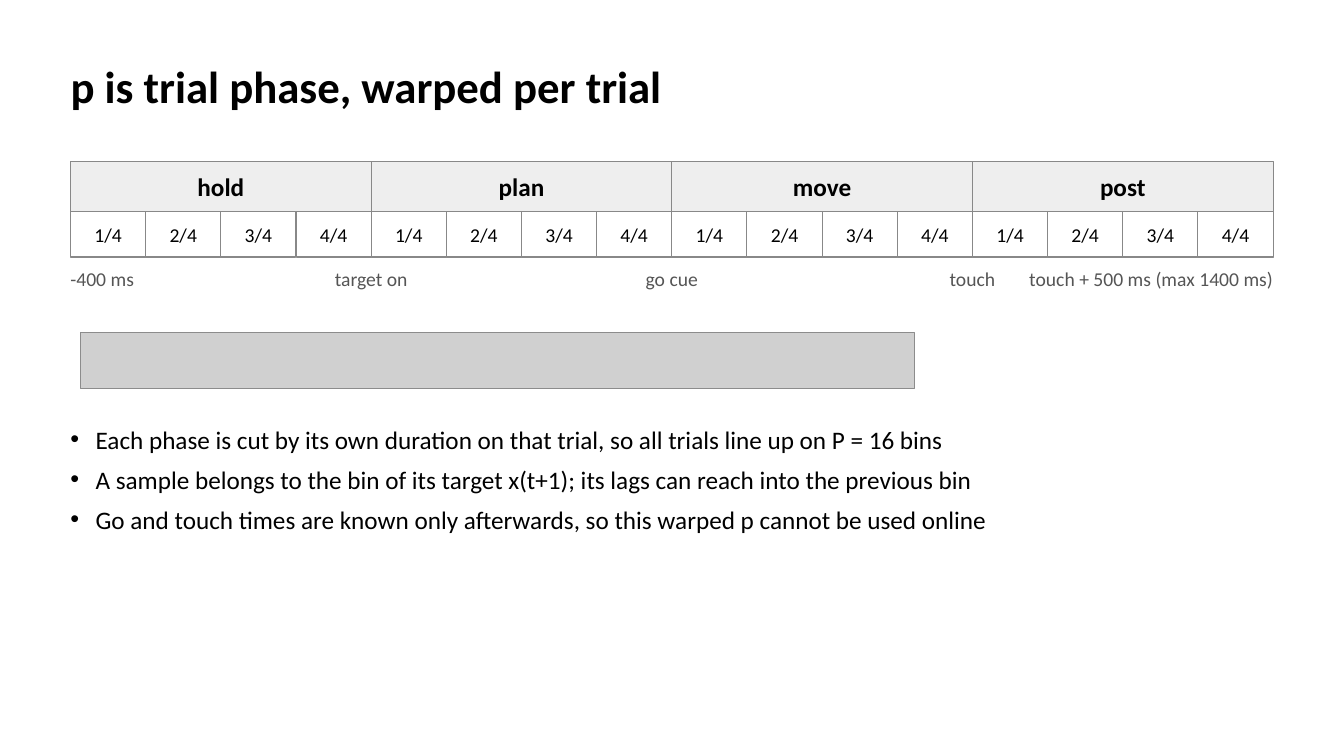
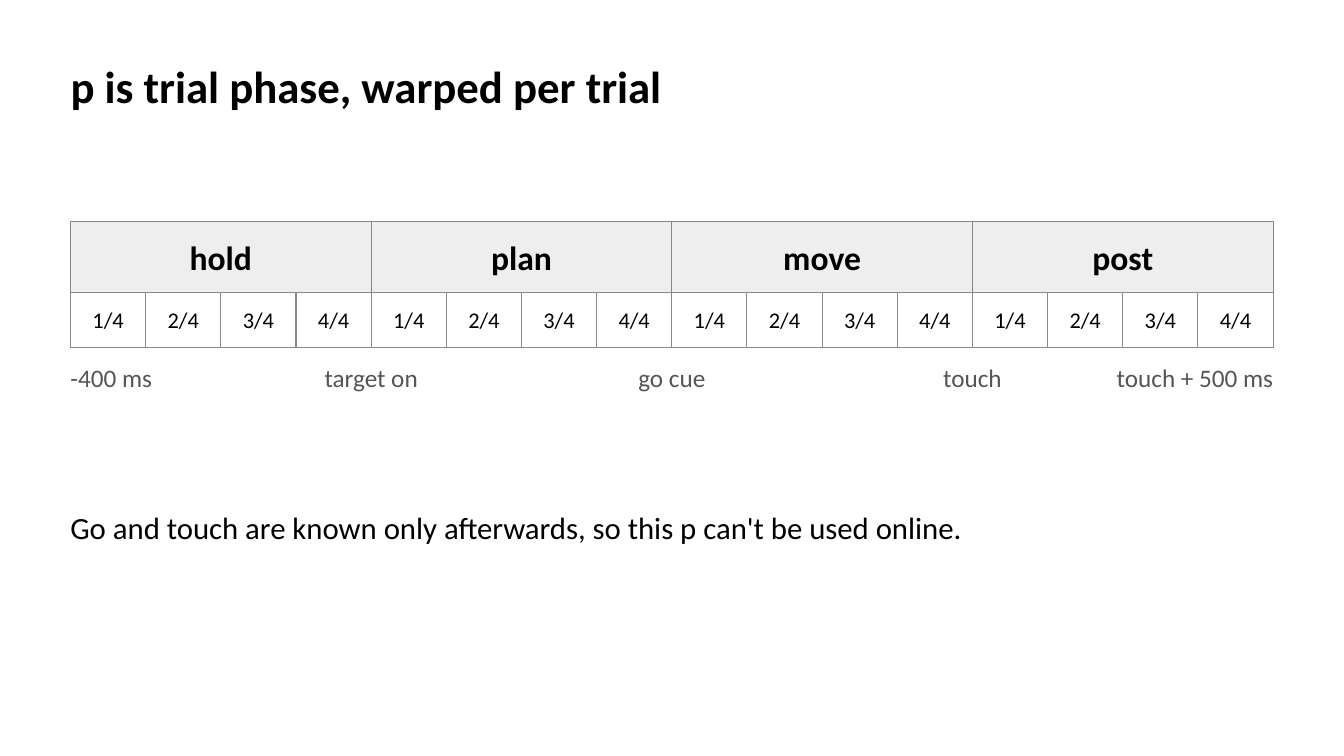
Before and after one commit to smartadi/tpgdar, a slide deck: slide 12 of GDAR-TP_MPC_and_TP-GDAR.pptx (slide 9 before the commit). Drawn at 1344x756 pixels with LibreOffice and Linux fonts; fonts in the diff are those of the drawing; grey boxes stand for pictures. Boxes give left, top, right and bottom in pixels: in the first picture for what was removed or moved away, otherwise in the second. Text is boxed around its words. In the diff, an @@ line names an element or a change of style, - is before the commit and + after.

```diff
--- a/GDAR-TP_MPC_and_TP-GDAR.pptx
+++ b/GDAR-TP_MPC_and_TP-GDAR.pptx
@@ rectangle "hold": place and size @@
-rectangle "hold" at <box>71,161,371,212</box>
+rectangle "hold" at <box>71,222,371,292</box>
@@ rectangle "plan": place and size @@
-rectangle "plan" at <box>371,161,671,212</box>
+rectangle "plan" at <box>371,222,671,292</box>
@@ rectangle "move": place and size @@
-rectangle "move" at <box>673,161,973,212</box>
+rectangle "move" at <box>673,222,973,292</box>
@@ size 18 to 24 pt in 4 elements at <box>71,222,371,292</box>, <box>371,222,671,292</box>, <box>673,222,973,292</box>, <box>973,222,1273,292</box> @@
@@ rectangle "post": place and size @@
-rectangle "post" at <box>973,161,1273,212</box>
+rectangle "post" at <box>973,222,1273,292</box>
@@ rectangle "1/4": place and size @@
-rectangle "1/4" at <box>71,212,146,257</box>
+rectangle "1/4" at <box>71,292,146,348</box>
@@ rectangle "2/4": place and size @@
-rectangle "2/4" at <box>146,212,222,257</box>
+rectangle "2/4" at <box>146,292,222,348</box>
@@ rectangle "3/4": place and size @@
-rectangle "3/4" at <box>221,212,296,257</box>
+rectangle "3/4" at <box>221,292,296,348</box>
@@ rectangle "4/4": place and size @@
-rectangle "4/4" at <box>296,212,372,257</box>
+rectangle "4/4" at <box>296,292,372,348</box>
@@ rectangle "1/4": place and size @@
-rectangle "1/4" at <box>371,212,447,257</box>
+rectangle "1/4" at <box>371,292,447,348</box>
@@ rectangle "2/4": place and size @@
-rectangle "2/4" at <box>447,212,522,257</box>
+rectangle "2/4" at <box>447,292,522,348</box>
@@ rectangle "3/4": place and size @@
-rectangle "3/4" at <box>521,212,597,257</box>
+rectangle "3/4" at <box>521,292,597,348</box>
@@ rectangle "4/4": place and size @@
-rectangle "4/4" at <box>597,212,673,257</box>
+rectangle "4/4" at <box>597,292,673,348</box>
@@ rectangle "1/4": place and size @@
-rectangle "1/4" at <box>673,212,748,257</box>
+rectangle "1/4" at <box>673,292,748,348</box>
@@ rectangle "2/4": place and size @@
-rectangle "2/4" at <box>747,212,823,257</box>
+rectangle "2/4" at <box>747,292,823,348</box>
@@ rectangle "3/4": place and size @@
-rectangle "3/4" at <box>823,212,898,257</box>
+rectangle "3/4" at <box>823,292,898,348</box>
@@ rectangle "4/4": place and size @@
-rectangle "4/4" at <box>897,212,973,257</box>
+rectangle "4/4" at <box>897,292,973,348</box>
@@ rectangle "1/4": place and size @@
-rectangle "1/4" at <box>973,212,1049,257</box>
+rectangle "1/4" at <box>973,292,1049,348</box>
@@ rectangle "2/4": place and size @@
-rectangle "2/4" at <box>1048,212,1123,257</box>
+rectangle "2/4" at <box>1048,292,1123,348</box>
@@ rectangle "3/4": place and size @@
-rectangle "3/4" at <box>1123,212,1199,257</box>
+rectangle "3/4" at <box>1123,292,1199,348</box>
@@ size 14 to 16 pt in 16 elements at <box>71,292,146,348</box>, <box>146,292,222,348</box>, <box>221,292,296,348</box>, <box>296,292,372,348</box>, <box>371,292,447,348</box>, <box>447,292,522,348</box>, <box>521,292,597,348</box>, <box>597,292,673,348</box>, <box>673,292,748,348</box>, <box>747,292,823,348</box>, <box>823,292,898,348</box>, <box>897,292,973,348</box>, <box>973,292,1049,348</box>, <box>1048,292,1123,348</box>, <box>1123,292,1199,348</box>, <box>1198,292,1273,348</box> @@
@@ rectangle "4/4": place and size @@
-rectangle "4/4" at <box>1198,212,1273,257</box>
+rectangle "4/4" at <box>1198,292,1273,348</box>
@@ size 14 to 18 pt in 4 elements at <box>325,371,418,392</box>, <box>638,375,705,392</box>, <box>943,369,1002,387</box>, <box>70,370,152,387</box> @@
@@ text "-400 ms": place and size @@
-text "-400 ms" at <box>70,273,134,286</box>
+text "-400 ms" at <box>70,370,152,387</box>
@@ picture removed at <box>81,333,914,389</box> @@
@@ text "target on": place and size @@
-text "target on" at <box>335,273,408,290</box>
+text "target on" at <box>325,371,418,392</box>
@@ text "go cue": place and size @@
-text "go cue" at <box>646,276,698,290</box>
+text "go cue" at <box>638,375,705,392</box>
@@ text "touch": place and size @@
-text "touch" at <box>950,272,996,286</box>
+text "touch" at <box>943,369,1002,387</box>
@@ text at <box>1117,369,1273,387</box>: text changed; size 14 to 18 pt @@
-touch + 500 ms (max 1400 ms)
+touch + 500 ms
@@ text at <box>70,517,962,544</box>: text changed; size 18 to 22 pt @@
-• Each phase is cut by its own duration on that trial, so all trials line up on P = 16 bins
-• A sample belongs to the bin of its target x(t+1); its lags can reach into the previous bin
-• Go and touch times are known only afterwards, so this warped p cannot be used online
+Go and touch are known only afterwards, so this p can't be used online.
```
Also in this commit, not shown: 11 other slides changed, 18 slides added, 18 slides removed, 10 other files.
